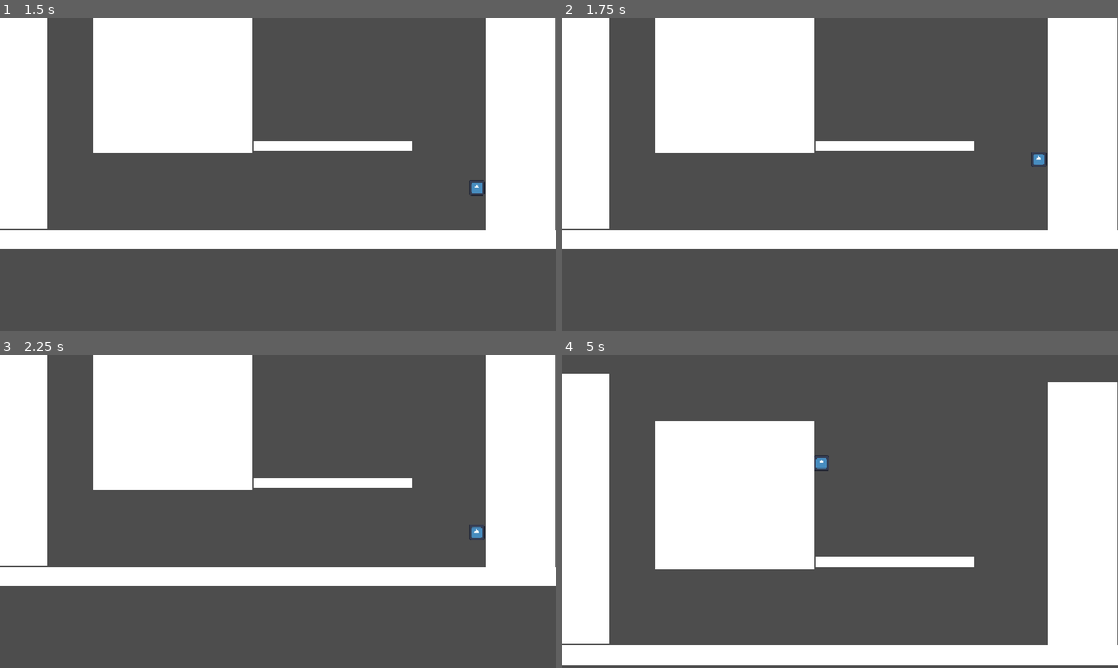
Above: before the commit, frames 1-4 (two rows, left to right).
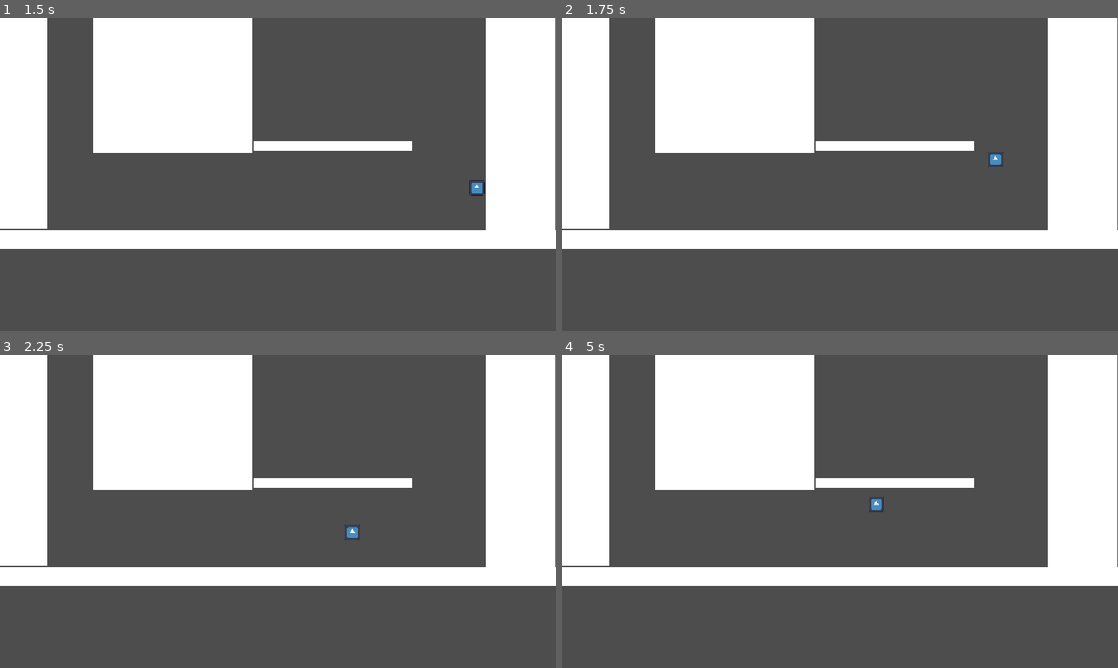
Above: after the commit, the same moments.

Repository: blocks1245/icecubes-gmtk-2026
Game: Godot game, scene res://Scenes/level.tscn
Same seed, same stepped clock (60 frames per second), same inputs: the game is played once before the commit and once after it. The engine's default icon, where the game draws it, is replaced by a stand-in: a white triangle on a blue panel in a dark square.
Inputs:
- Up to frame 1 (1.5 s): tap Enter (ui_accept) at 0.5, 0.77 s
- Up to frame 2 (1.75 s): tap Enter (ui_accept) at 1.52 s
- Up to frame 3 (2.25 s): no input
- Up to frame 4 (5 s): tap Enter (ui_accept) at 3.02, 3.77, 4.52 s

Frame 1 is identical in both runs. In frame 2, 0.2% of the frame differs, in the area x 76-88%, y 42-48%; in frame 3, 0.2%; in frame 4, 32%, in the area x 0-100%, y 0-100%.

Commit message:
Made States Less Weird

Diff:
--- a/Scripts/player.gd
+++ b/Scripts/player.gd
@@ -55,6 +55,7 @@
 
 #TODO: fix direction not being accurate sometimes
 func StateMachine():
+	print(direction)
 	match playerstate:
 		states.STATE_RUNNING:
 			if Input.is_action_just_pressed("ui_accept") and is_on_floor():
@@ -71,6 +72,7 @@
 			if is_on_floor():
 				playerstate = states.STATE_RUNNING
 			elif is_on_wall():
+				InvertJumpHeight()
 				playerstate = states.STATE_WALLCLINGING
 
 		states.STATE_WALLCLINGING:
